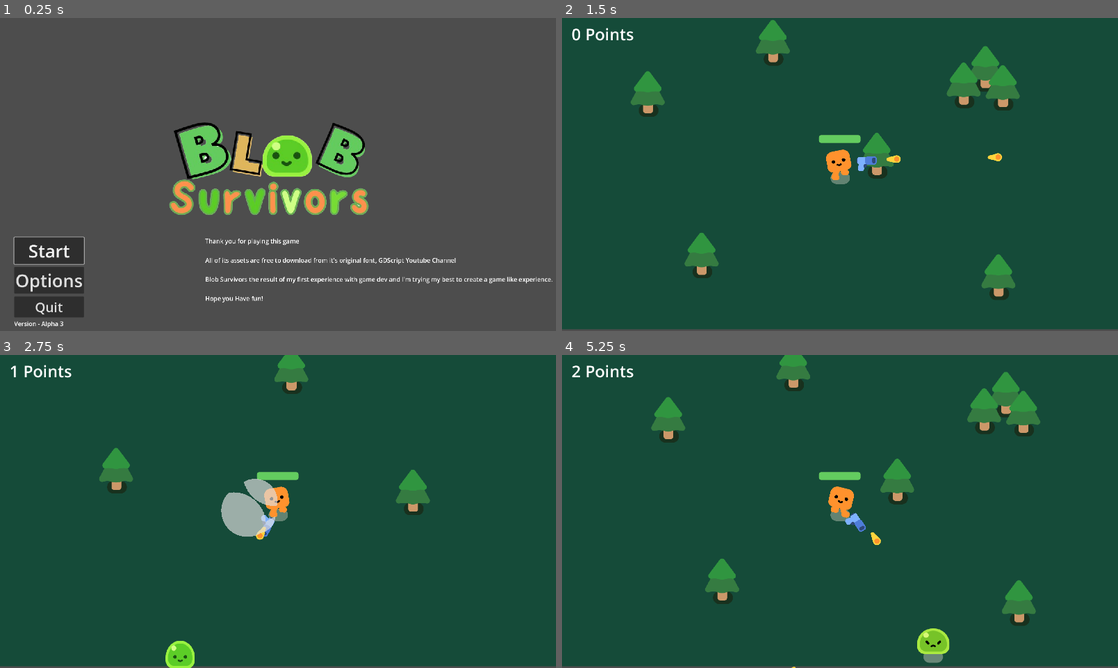
Above: before the commit, frames 1-4 (two rows, left to right).
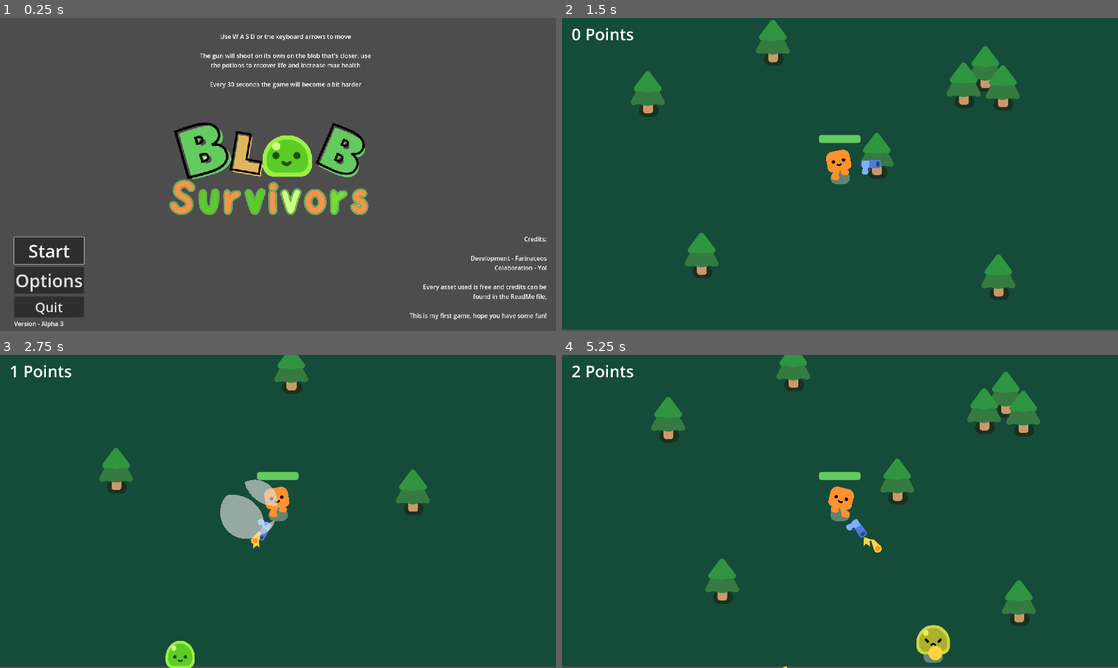
Above: after the commit, the same moments.

Repository: farinaceos/2d-godot-game
Game: Godot game, scene res://scenes/menu.tscn
Same seed, same stepped clock (60 frames per second), same inputs: the game is played once before the commit and once after it.
Inputs:
- Up to frame 1 (0.25 s): no input
- Up to frame 2 (1.5 s): click "Start" at 0.5 s; hold D (move_right) from 1.28 s (still down)
- Up to frame 3 (2.75 s): release D (move_right) at 2.03 s; hold S (move_down) from 2.03 s (still down)
- Up to frame 4 (5.25 s): release S (move_down) at 2.78 s; hold D (move_right) 2.78-3.53 s; hold W (move_up) 3.53-4.28 s; hold A (move_left) from 4.28 s (still down)

The runs differ from the first frame. In frame 1, 2.4% of the frame differs, in the area x 36-100%, y 5-97%; in frame 2, 0.2%; in frame 3, 0.3%; in frame 4, 0.8%.

Commit message:
Minor Fixes, added Impact and Muzzle Flash effects

Diff:
--- a/scenes/gun.tscn
+++ b/scenes/gun.tscn
@@ -7,24 +7,26 @@
 radius = 810.062
 
 [node name="Gun" type="Area2D"]
+position = Vector2(0, 2)
 collision_layer = 0
 collision_mask = 2
 script = ExtResource("1_dy703")
 
 [node name="CollisionShape2D" type="CollisionShape2D" parent="."]
-position = Vector2(-4, 0)
+position = Vector2(0, 5)
 shape = SubResource("CircleShape2D_ka6pp")
 
 [node name="WeaponPivot" type="Marker2D" parent="."]
+position = Vector2(2.99994, 1.99998)
 rotation = -0.0194902
 
 [node name="Pistol" type="Sprite2D" parent="WeaponPivot"]
-position = Vector2(92.0605, -2.20625)
+position = Vector2(101.981, 1.98789)
 texture = ExtResource("1_0ef6d")
 
 [node name="ShootingPoint" type="Marker2D" parent="WeaponPivot/Pistol"]
 unique_name_in_owner = true
-position = Vector2(25.2973, -11.5082)
+position = Vector2(30.1697, -8.41362)
 
 [node name="Timer" type="Timer" parent="."]
 wait_time = 0.355
--- a/scenes/menu.tscn
+++ b/scenes/menu.tscn
@@ -47,20 +47,36 @@
 
 [node name="Label" type="Label" parent="."]
 layout_mode = 0
-offset_left = 709.0
-offset_top = 755.0
-offset_right = 1891.0
-offset_bottom = 1049.0
+offset_left = 1412.0
+offset_top = 748.0
+offset_right = 1888.0
+offset_bottom = 1075.0
 theme_override_font_sizes/font_size = 21
-text = "Thank you for playing this game
+text = "Credits:
 
-All of its assets are free to download from it's original font, GDScript Youtube Channel
+Development - Farinaceos
+Colaboration - Yol
 
-Blob Survivors the result of my first experience with game dev and I'm trying my best to create a game like experience.
+Every asset used is free and credits can be found in the ReadMe file,
 
-Hope you Have fun!
+This is my first game, hope you have some fun!"
+horizontal_alignment = 2
+autowrap_mode = 2
 
-                                                                                                                                                                                                                                  M.F."
+[node name="Label3" type="Label" parent="."]
+layout_mode = 0
+offset_left = 671.0
+offset_top = 49.0
+offset_right = 1301.0
+offset_bottom = 343.0
+theme_override_font_sizes/font_size = 21
+text = "Use W A S D or the keyboard arrows to move
+
+The gun will shoot on its own on the blob that's closer, use the potions to recover life and increase max health
+
+Every 30 seconds the game will become a bit harder"
+horizontal_alignment = 1
+autowrap_mode = 2
 
 [node name="Label2" type="Label" parent="."]
 layout_mode = 0
--- a/scenes/player.tscn
+++ b/scenes/player.tscn
@@ -54,7 +54,7 @@
 script = ExtResource("3_dcnou")
 
 [node name="Gun" parent="." instance=ExtResource("3_xr70q")]
-position = Vector2(1, -3)
+position = Vector2(2, 3)
 
 [node name="HurtBox" type="Area2D" parent="."]
 unique_name_in_owner = true
--- a/script/bullet.gd
+++ b/script/bullet.gd
@@ -16,4 +16,8 @@
 func _on_body_entered(body):
 	queue_free()
 	if body.has_method("take_damage"):
+		const IMPACT = preload("res://pistol/impact/impact.tscn")
+		var poof = IMPACT.instantiate()
+		body.add_child(poof)
+		poof.global_position = body.global_position
 		body.take_damage()
--- a/script/gun.gd
+++ b/script/gun.gd
@@ -27,8 +27,12 @@
 	var new_bullet = BULLET.instantiate()
 	new_bullet.global_position = %ShootingPoint.global_position
 	new_bullet.global_rotation = %ShootingPoint.global_rotation
-
 	%ShootingPoint.add_child(new_bullet)
+	const MUZZLE_FLASH = preload("res://pistol/muzzle_flash/muzzle_flash.tscn")
+	var bang = MUZZLE_FLASH.instantiate()
+	new_bullet.get_parent().add_child(bang)
+	bang.global_position = %ShootingPoint.global_position
+	bang.global_rotation = %ShootingPoint.global_rotation
 
 
 func _on_timer_timeout():
